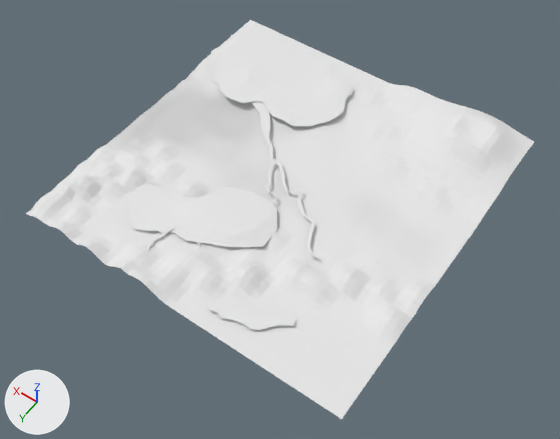
What one commit did to the glTF model art/world/export/world_landscape.glb.
Rendered twice from a 50 mm lens placed at (-1602.0, 2308.0, 3233.0), pointed at (-83.0, 182.0, -108.0). Lighting does not change. The marker at lower left points along +X, +Y and +Z. The first picture is the older version. Where no turn or scale is listed for an object, it has been applied to the vertices. Vertices at exactly the same position are counted once.

Names of what the first picture shows: 'Pale River', 'The Still Lake', 'elder wood', 'geo', 'northwood'.
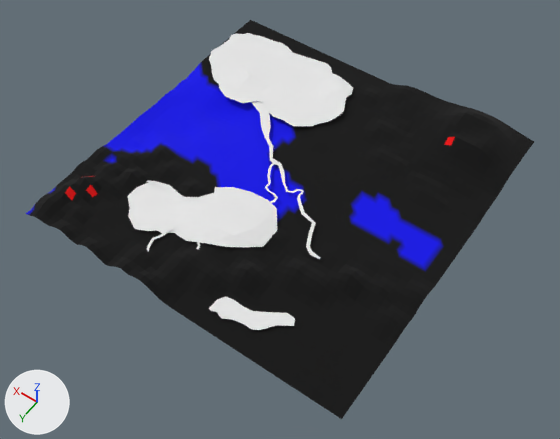
Edits to the bpy script that builds the scene:
```text
Change me_plane_001:
    where me_plane_001.from_pydata(...)  # 2704 vertices, 5202 faces; spans x -1000.0..1000.0, y -1000.0..1000.0, z -62.0..153.0
    used by ob_geo; location = (0.0, 0.0, 0.0)
    me_plane_001 part 1: 4278 faces centred in x -987.0..987.0, y -987.0..987.0, z -5.0..152.0 are repainted in the vertex colours; the middle colour goes from white #ffffff to black #000000
    me_plane_001 part 2: 924 faces centred in x -895.0..987.0, y -438.0..987.0, z -61.0..2.0 are repainted in the vertex colours; the middle colour goes from white #f5f5f5 to blue #0000ff
```

What differs and where, as boxes (x1, y1, x2, y2) in the pictures (560 x 439 px):
part 1 of me_plane_001, recoloured (white to black)
    both: (30, 20, 534, 419)
part 2 of me_plane_001, recoloured (white to blue)
    both: (26, 66, 441, 268)
